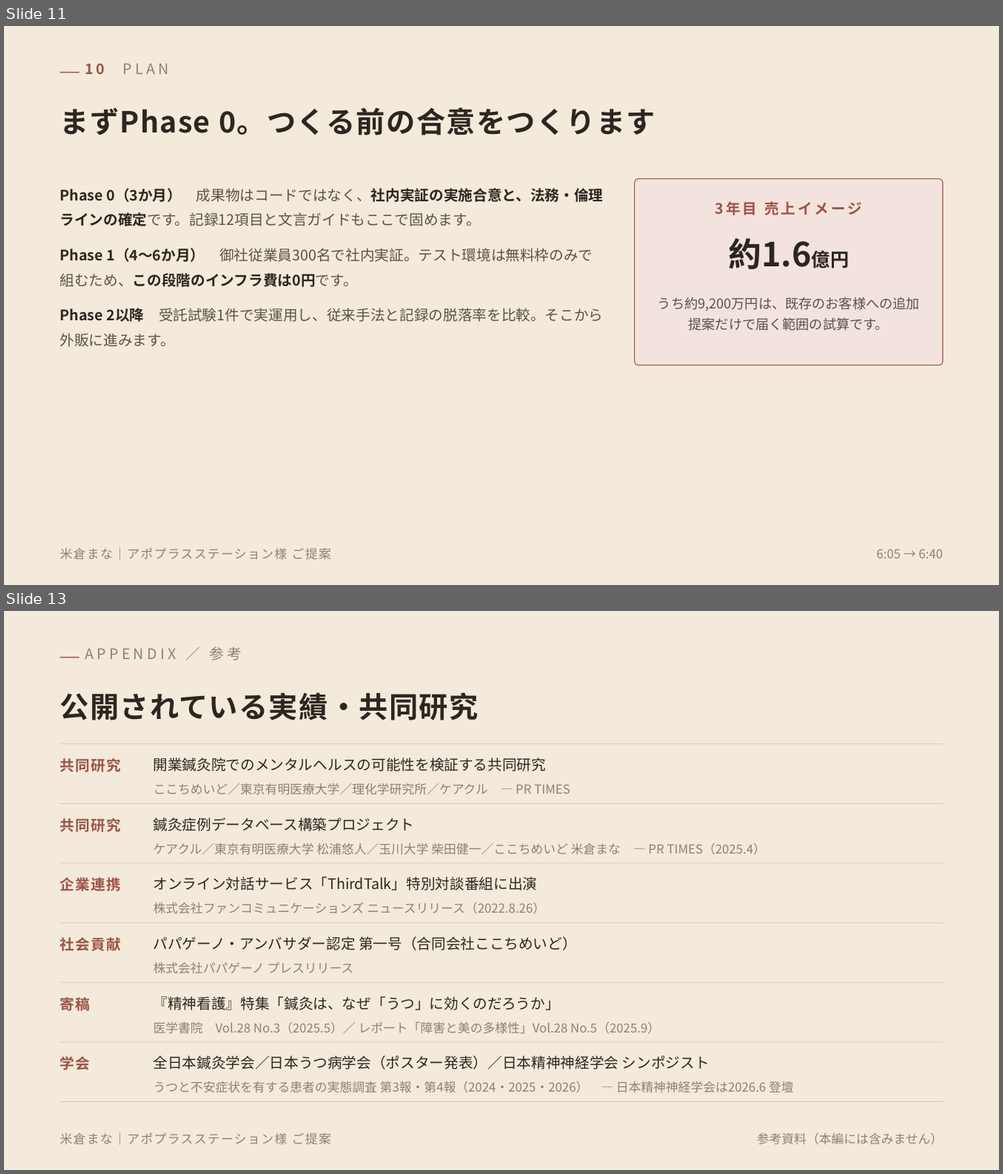
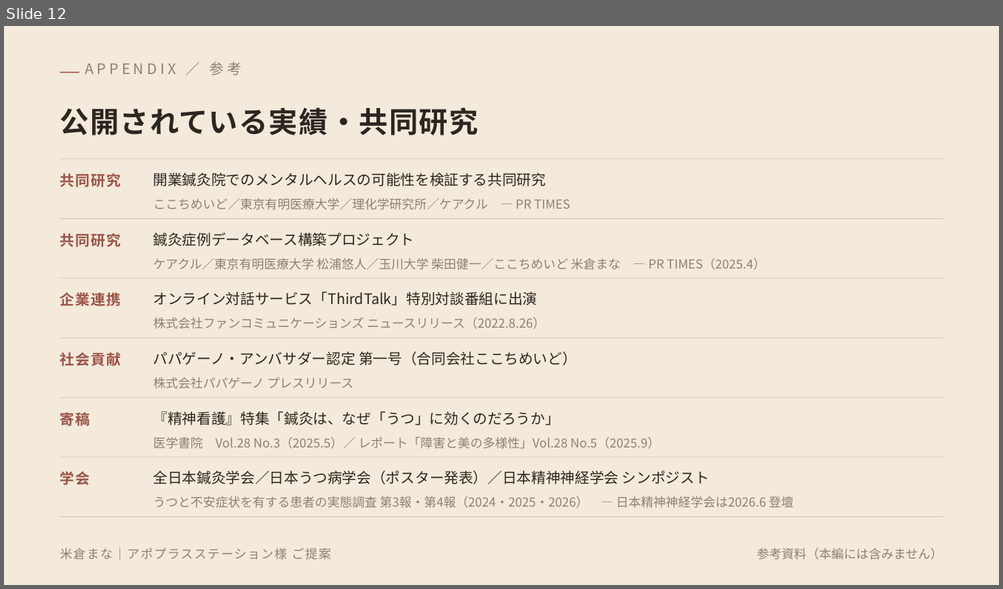
Before and after one commit to mananyon/manayonekura, a slide deck: proposals/米倉まな_アポプラスステーション様ご提案_導入.pptx. Shown one above the other, each under a label of ours: slides 11 and 13 before the commit, slide 12 after it; the slides between them are not shown. The pictures are 1003x1174 and 1003x589 pixels, drawn with LibreOffice and Linux fonts; fonts in the diff are those of the drawing. Boxes give left, top, right and bottom in pixels: in the first picture for what was removed or moved away, otherwise in the second. Text is boxed around its words. In the diff, an @@ line names an element or a change of style, - is before the commit and + after.

```diff
--- a/proposals/米倉まな_アポプラスステーション様ご提案_導入.pptx
+++ b/proposals/米倉まな_アポプラスステーション様ご提案_導入.pptx
@@ slide 11 removed at (4,26,999,585), background #F3EADB @@
@@ text removed at (85,63,105,74) @@
-10 PLAN
@@ rectangle removed at (60,72,79,73) @@
@@ text removed at (60,107,655,136) @@
-まずPhase 0。つくる前の合意をつくります
@@ rounded rectangle removed at (634,179,942,366) @@
@@ text removed at (60,188,603,347) @@
-• Phase 0（3か月） 成果物はコードではなく、社内実証の実施合意と、法務・倫理ラインの確定です。記録12項目と文言ガイドもここで固めます。
-• Phase 1（4〜6か月） 御社従業員300名で社内実証。テスト環境は無料枠のみで組むため、この段階のインフラ費は0円です。
-• Phase 2以降 受託試験1件で実運用し、従来手法と記録の脱落率を比較。そこから外販に進みます。
@@ text removed at (715,201,862,215) @@
-3年目 売上イメージ
@@ text removed at (728,238,811,269) @@
-約1.6億円
@@ text removed at (657,297,919,331) @@
-うち約9,200万円は、既存のお客様への追加提案だけで届く範囲の試算です。
@@ text removed at (60,548,331,560) @@
-米倉まな｜アポプラスステーション様 ご提案
@@ text removed at (876,549,943,559) @@
-6:05 → 6:40
@@ what was slide 13 is now slide 12 @@
```
Also in this commit, not shown: 11 slides changed, 2 other files.
